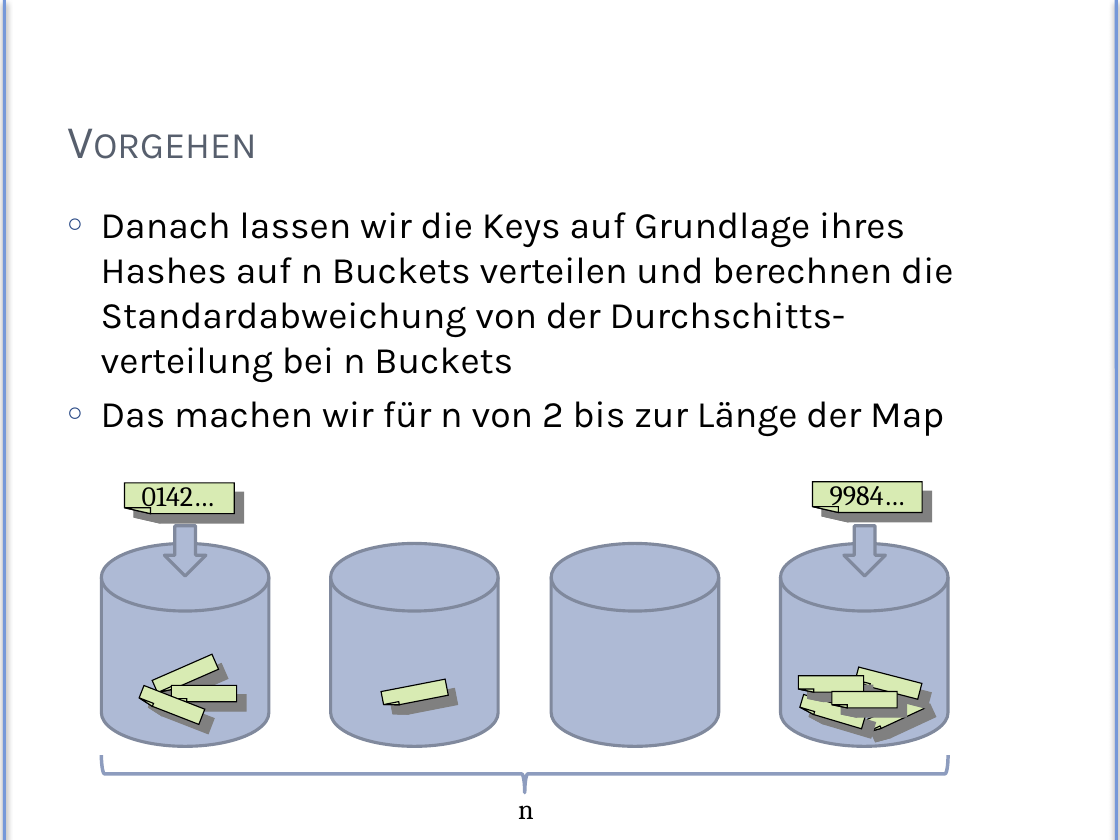
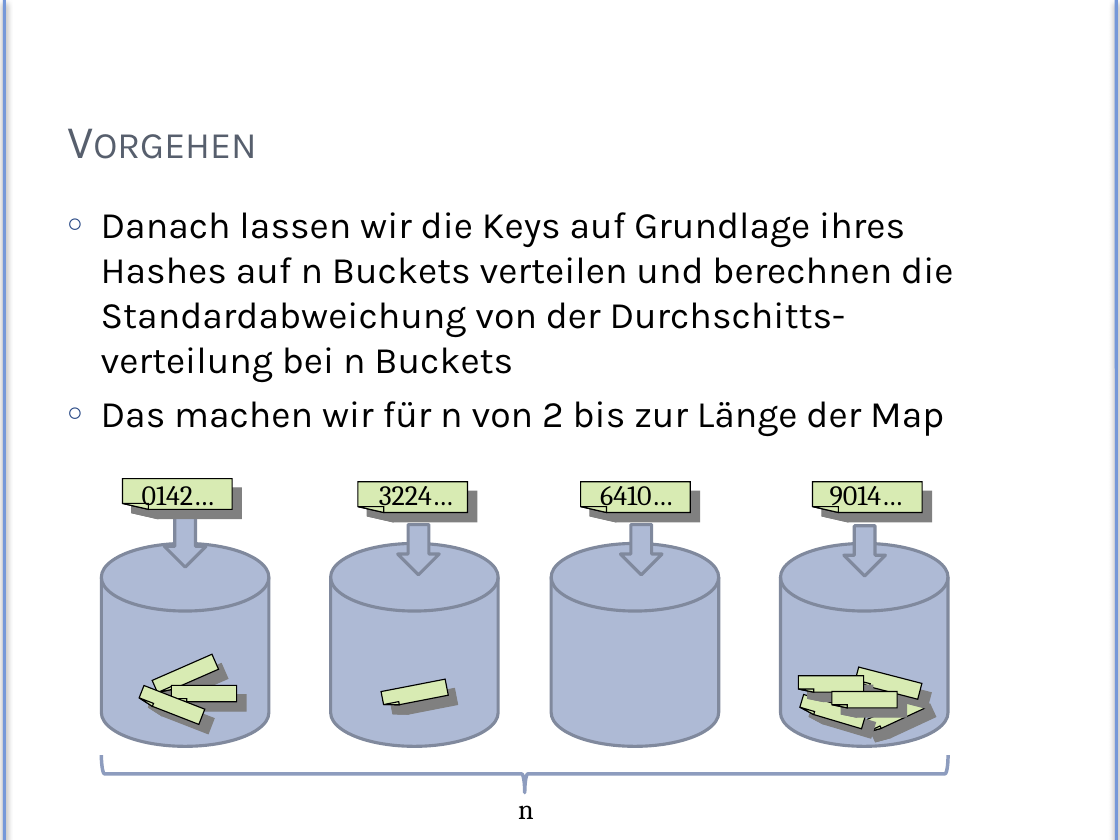
Before and after one commit to Exa-THM/HashTesting, a slide deck: slide 9 of Presentation/exa-hashes.pptx. Drawn at 1120x840 pixels with LibreOffice and Linux fonts; fonts in the diff are those of the drawing. Boxes give left, top, right and bottom in pixels: in the first picture for what was removed or moved away, otherwise in the second. Text is boxed around its words. In the diff, an @@ line names an element or a change of style, - is before the commit and + after.

```diff
--- a/Presentation/exa-hashes.pptx
+++ b/Presentation/exa-hashes.pptx
@@ freeform shape: place and size @@
-freeform shape at [124,483,234,513]
+freeform shape at [122,478,232,508]
@@ text "0142…" rewrapped from [142,480,215,512] to [142,486,215,511] @@
@@ text added at [379,479,453,511], 18 pt, text #000000 @@
+3224…
@@ text added at [600,479,673,511], 18 pt, text #000000 @@
+6410…
@@ text at [830,479,903,511]: text changed @@
-9984…
+9014…
@@ freeform shape added at [357,482,467,512], fill #D8EBB3, outline #000000 0.75 pt @@
@@ freeform shape added at [580,482,690,512], fill #D8EBB3, outline #000000 0.75 pt @@
@@ right arrow: place and size @@
-right arrow at [165,525,206,576]
+right arrow at [165,516,206,567]
@@ right arrow added at [398,524,439,575], fill #AEBAD5, outline #818A9E 2 pt @@
@@ right arrow added at [620,524,662,575], fill #AEBAD5, outline #818A9E 2 pt @@
```
Also in this commit, not shown: 11 other slides changed, 1 slide removed, 51 other files.
